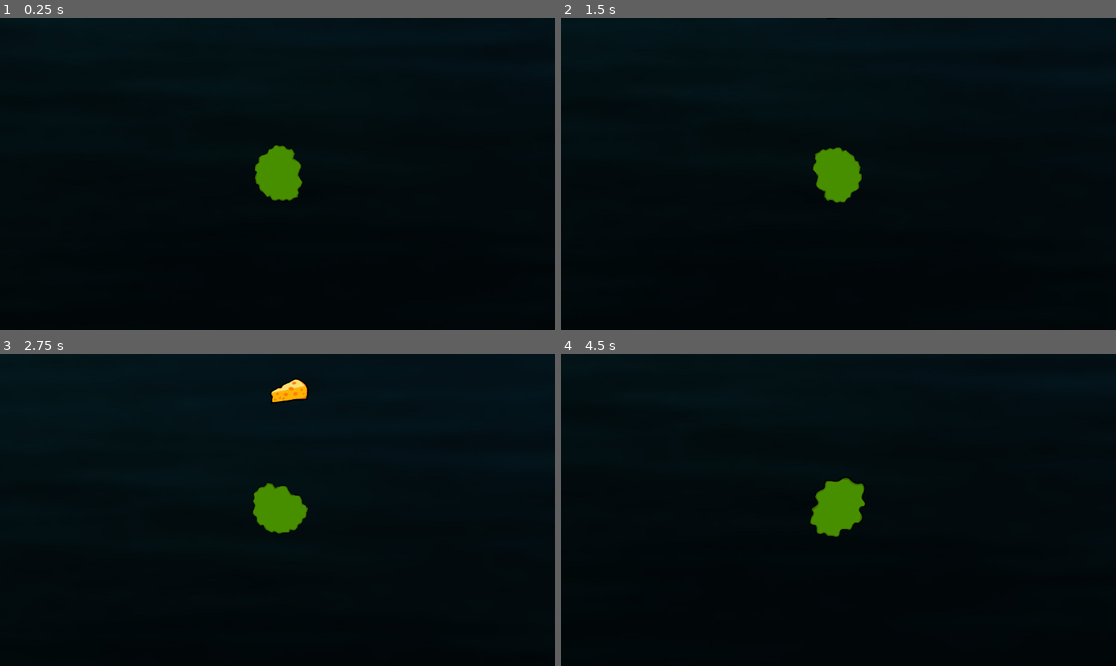
Above: before the commit, frames 1-4 (two rows, left to right).
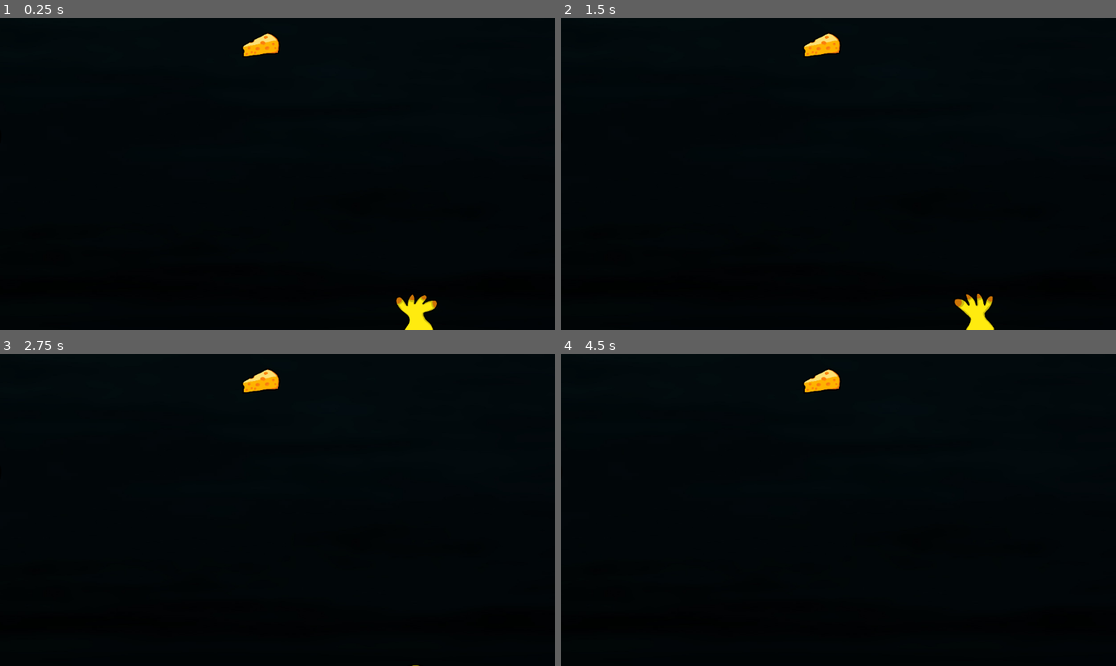
Above: after the commit, the same moments.

Repository: malybaryl/evolution-conquer
Game: Godot game, scene res://Scenes/main_scene.tscn
Same seed, same stepped clock (60 frames per second), same inputs: the game is played once before the commit and once after it.
Inputs (mouse positions are in pixels of both pictures, inside the frame that each line leads up to):
- Up to frame 1 (0.25 s): no input
- Up to frame 2 (1.5 s): move the mouse to (960, 158) at 0.52 s; move the mouse to (727, 189) at 1.27 s
- Up to frame 3 (2.75 s): move the mouse to (333, 441) at 2.02 s
- Up to frame 4 (4.5 s): move the mouse to (810, 572) at 2.77 s; move the mouse to (1005, 556) at 3.52 s; move the mouse to (672, 463) at 4.27 s

The runs differ from the first frame. In frame 1, 2.0% of the frame differs, in the area x 43-79%, y 4-100%; in frame 2, 2.0%; in frame 3, 1.9%; in frame 4, 1.7%.

Commit message:
first day
done at 17/08/2024 04:43

Diff:
--- /dev/null
+++ b/Animations/Characters/Cell_2/cell_2_idle.tres
@@ -0,0 +1,42 @@
+[gd_resource type="SpriteFrames" load_steps=9 format=3 uid="uid://uoydo7hdai3"]
+
+[ext_resource type="Texture2D" uid="uid://bpqsepcnrosin" path="res://Assets/Characters/Cell/Cell_2/png/0.png" id="1_m58p0"]
+[ext_resource type="Texture2D" uid="uid://c02nf7xrpygwy" path="res://Assets/Characters/Cell/Cell_2/png/1.png" id="2_b8a1n"]
+[ext_resource type="Texture2D" uid="uid://dd3w1k2u05tq3" path="res://Assets/Characters/Cell/Cell_2/png/2.png" id="3_p400t"]
+[ext_resource type="Texture2D" uid="uid://bdf373us2glgv" path="res://Assets/Characters/Cell/Cell_2/png/3.png" id="4_4iyw8"]
+[ext_resource type="Texture2D" uid="uid://cqvm0x0sjxwre" path="res://Assets/Characters/Cell/Cell_2/png/4.png" id="5_h0dmt"]
+[ext_resource type="Texture2D" uid="uid://2u1s6xavbytb" path="res://Assets/Characters/Cell/Cell_2/png/5.png" id="6_crprm"]
+[ext_resource type="Texture2D" uid="uid://b7vmwy11e2uqy" path="res://Assets/Characters/Cell/Cell_2/png/6.png" id="7_dir2s"]
+[ext_resource type="Texture2D" uid="uid://ct3fxodiwkbco" path="res://Assets/Characters/Cell/Cell_2/png/7.png" id="8_hta3q"]
+
+[resource]
+animations = [{
+"frames": [{
+"duration": 1.0,
+"texture": ExtResource("1_m58p0")
+}, {
+"duration": 1.0,
+"texture": ExtResource("2_b8a1n")
+}, {
+"duration": 1.0,
+"texture": ExtResource("3_p400t")
+}, {
+"duration": 1.0,
+"texture": ExtResource("4_4iyw8")
+}, {
+"duration": 1.0,
+"texture": ExtResource("5_h0dmt")
+}, {
+"duration": 1.0,
+"texture": ExtResource("6_crprm")
+}, {
+"duration": 1.0,
+"texture": ExtResource("7_dir2s")
+}, {
+"duration": 1.0,
+"texture": ExtResource("8_hta3q")
+}],
+"loop": true,
+"name": &"idle",
+"speed": 5.0
+}]
--- /dev/null
+++ b/Animations/Characters/Cell_3/cell_3_idle.tres
@@ -0,0 +1,26 @@
+[gd_resource type="SpriteFrames" load_steps=5 format=3 uid="uid://cr6tc5c16gya0"]
+
+[ext_resource type="Texture2D" uid="uid://deg0e6w3ty357" path="res://Assets/Characters/Cell/Cell_3/png/0.png" id="1_gslmw"]
+[ext_resource type="Texture2D" uid="uid://dupy0jrvt8oe0" path="res://Assets/Characters/Cell/Cell_3/png/1.png" id="2_7ml41"]
+[ext_resource type="Texture2D" uid="uid://cfs0b4nk6e3fh" path="res://Assets/Characters/Cell/Cell_3/png/2.png" id="3_vk57e"]
+[ext_resource type="Texture2D" uid="uid://xte6g0ngyvuh" path="res://Assets/Characters/Cell/Cell_3/png/3.png" id="4_c1xb4"]
+
+[resource]
+animations = [{
+"frames": [{
+"duration": 1.0,
+"texture": ExtResource("1_gslmw")
+}, {
+"duration": 1.0,
+"texture": ExtResource("2_7ml41")
+}, {
+"duration": 1.0,
+"texture": ExtResource("3_vk57e")
+}, {
+"duration": 1.0,
+"texture": ExtResource("4_c1xb4")
+}],
+"loop": true,
+"name": &"idle",
+"speed": 5.0
+}]
--- /dev/null
+++ b/Animations/Characters/Cell_4/cell_4_idle.tres
@@ -0,0 +1,34 @@
+[gd_resource type="SpriteFrames" load_steps=7 format=3 uid="uid://cdl70mgihggjc"]
+
+[ext_resource type="Texture2D" uid="uid://2pu8ikj030kl" path="res://Assets/Characters/Cell/Cell_4/png/0.png" id="1_hcnxp"]
+[ext_resource type="Texture2D" uid="uid://300gwxrrrdua" path="res://Assets/Characters/Cell/Cell_4/png/1.png" id="2_a08iw"]
+[ext_resource type="Texture2D" uid="uid://dxx1i3nvpnxec" path="res://Assets/Characters/Cell/Cell_4/png/2.png" id="3_bv6pq"]
+[ext_resource type="Texture2D" uid="uid://bhlgaq0dqr0oo" path="res://Assets/Characters/Cell/Cell_4/png/3.png" id="4_djh6t"]
+[ext_resource type="Texture2D" uid="uid://dvw4j4pj6vtqc" path="res://Assets/Characters/Cell/Cell_4/png/4.png" id="5_ledfd"]
+[ext_resource type="Texture2D" uid="uid://dsj2jstxybm6c" path="res://Assets/Characters/Cell/Cell_4/png/5.png" id="6_2o0oe"]
+
+[resource]
+animations = [{
+"frames": [{
+"duration": 1.0,
+"texture": ExtResource("1_hcnxp")
+}, {
+"duration": 1.0,
+"texture": ExtResource("2_a08iw")
+}, {
+"duration": 1.0,
+"texture": ExtResource("3_bv6pq")
+}, {
+"duration": 1.0,
+"texture": ExtResource("4_djh6t")
+}, {
+"duration": 1.0,
+"texture": ExtResource("5_ledfd")
+}, {
+"duration": 1.0,
+"texture": ExtResource("6_2o0oe")
+}],
+"loop": true,
+"name": &"idle",
+"speed": 5.0
+}]
--- /dev/null
+++ b/Animations/Characters/Cell_5/cell_5_idle.tres
@@ -0,0 +1,26 @@
+[gd_resource type="SpriteFrames" load_steps=5 format=3 uid="uid://d4fh32vviy2qk"]
+
+[ext_resource type="Texture2D" uid="uid://8tuqdsxcfbfg" path="res://Assets/Characters/Cell/Cell_5/png/0.png" id="1_ohrgu"]
+[ext_resource type="Texture2D" uid="uid://bkxxc32fyh1gv" path="res://Assets/Characters/Cell/Cell_5/png/1.png" id="2_qqjh2"]
+[ext_resource type="Texture2D" uid="uid://dgxa7qhevomp1" path="res://Assets/Characters/Cell/Cell_5/png/2.png" id="3_tldx3"]
+[ext_resource type="Texture2D" uid="uid://circ23fa3gkqk" path="res://Assets/Characters/Cell/Cell_5/png/3.png" id="4_2te0b"]
+
+[resource]
+animations = [{
+"frames": [{
+"duration": 1.0,
+"texture": ExtResource("1_ohrgu")
+}, {
+"duration": 1.0,
+"texture": ExtResource("2_qqjh2")
+}, {
+"duration": 1.0,
+"texture": ExtResource("3_tldx3")
+}, {
+"duration": 1.0,
+"texture": ExtResource("4_2te0b")
+}],
+"loop": true,
+"name": &"idle",
+"speed": 5.0
+}]
--- /dev/null
+++ b/Scenes/cell_blue.tscn
@@ -0,0 +1,29 @@
+[gd_scene load_steps=5 format=3 uid="uid://du1yfu3p7djjg"]
+
+[ext_resource type="Script" path="res://enemy.gd" id="1_ixf0f"]
+[ext_resource type="SpriteFrames" uid="uid://d4fh32vviy2qk" path="res://Animations/Characters/Cell_5/cell_5_idle.tres" id="1_ohdn8"]
+
+[sub_resource type="CircleShape2D" id="CircleShape2D_k0563"]
+
+[sub_resource type="CircleShape2D" id="CircleShape2D_fe0y2"]
+
+[node name="CellBlue" type="CharacterBody2D" groups=["enemy"]]
+script = ExtResource("1_ixf0f")
+
+[node name="Area2D" type="Area2D" parent="." groups=["enemy"]]
+
+[node name="CollisionShape2D" type="CollisionShape2D" parent="Area2D"]
+position = Vector2(0, 3)
+scale = Vector2(15.175, 15.175)
+shape = SubResource("CircleShape2D_k0563")
+
+[node name="AnimatedSprite2D" type="AnimatedSprite2D" parent="Area2D" groups=["enemy"]]
+position = Vector2(8, 9.99999)
+scale = Vector2(1, 1)
+sprite_frames = ExtResource("1_ohdn8")
+animation = &"idle"
+
+[node name="CollisionShape2D" type="CollisionShape2D" parent="." groups=["enemy"]]
+position = Vector2(0, 3)
+scale = Vector2(15.175, 15.175)
+shape = SubResource("CircleShape2D_fe0y2")
--- /dev/null
+++ b/Scenes/cell_purple.tscn
@@ -0,0 +1,22 @@
+[gd_scene load_steps=4 format=3 uid="uid://csyh5ce7yysfu"]
+
+[ext_resource type="Script" path="res://enemy.gd" id="1_xtklf"]
+[ext_resource type="SpriteFrames" uid="uid://cr6tc5c16gya0" path="res://Animations/Characters/Cell_3/cell_3_idle.tres" id="2_nmil6"]
+
+[sub_resource type="CircleShape2D" id="CircleShape2D_6m1uf"]
+
+[node name="CellPurple" type="CharacterBody2D" groups=["enemy"]]
+script = ExtResource("1_xtklf")
+
+[node name="Area2D" type="Area2D" parent="." groups=["enemy"]]
+
+[node name="CollisionShape2D" type="CollisionShape2D" parent="Area2D"]
+position = Vector2(0, 3)
+scale = Vector2(15.175, 15.175)
+shape = SubResource("CircleShape2D_6m1uf")
+
+[node name="AnimatedSprite2D" type="AnimatedSprite2D" parent="Area2D"]
+position = Vector2(11, -48)
+scale = Vector2(1, 1)
+sprite_frames = ExtResource("2_nmil6")
+animation = &"idle"
--- /dev/null
+++ b/Scenes/cell_red.tscn
@@ -0,0 +1,22 @@
+[gd_scene load_steps=4 format=3 uid="uid://b8fmxfnjjpf3y"]
+
+[ext_resource type="Script" path="res://enemy.gd" id="1_n53y1"]
+[ext_resource type="SpriteFrames" uid="uid://uoydo7hdai3" path="res://Animations/Characters/Cell_2/cell_2_idle.tres" id="2_b3xx2"]
+
+[sub_resource type="CircleShape2D" id="CircleShape2D_lqq8i"]
+
+[node name="RedCell" type="CharacterBody2D" groups=["enemy"]]
+script = ExtResource("1_n53y1")
+
+[node name="Area2D" type="Area2D" parent="." groups=["enemy"]]
+
+[node name="CollisionShape2D" type="CollisionShape2D" parent="Area2D"]
+position = Vector2(0, 3)
+scale = Vector2(15.175, 15.175)
+shape = SubResource("CircleShape2D_lqq8i")
+
+[node name="AnimatedSprite2D" type="AnimatedSprite2D" parent="Area2D"]
+position = Vector2(45, -24)
+scale = Vector2(1, 1)
+sprite_frames = ExtResource("2_b3xx2")
+animation = &"idle"
--- /dev/null
+++ b/Scenes/cell_yellow.tscn
@@ -0,0 +1,30 @@
+[gd_scene load_steps=5 format=3 uid="uid://klyvjkq12qe6"]
+
+[ext_resource type="SpriteFrames" uid="uid://cdl70mgihggjc" path="res://Animations/Characters/Cell_4/cell_4_idle.tres" id="1_3y47d"]
+[ext_resource type="Script" path="res://enemy.gd" id="1_pda8i"]
+
+[sub_resource type="CircleShape2D" id="CircleShape2D_5bqgx"]
+
+[sub_resource type="CircleShape2D" id="CircleShape2D_tuymu"]
+
+[node name="CellYellow" type="CharacterBody2D" groups=["enemy"]]
+script = ExtResource("1_pda8i")
+
+[node name="Area2D" type="Area2D" parent="." groups=["enemy"]]
+
+[node name="CollisionShape2D" type="CollisionShape2D" parent="Area2D"]
+position = Vector2(0, 3)
+scale = Vector2(15.175, 15.175)
+shape = SubResource("CircleShape2D_5bqgx")
+
+[node name="AnimatedSprite2D" type="AnimatedSprite2D" parent="Area2D"]
+position = Vector2(8, 9.99999)
+scale = Vector2(1, 1)
+sprite_frames = ExtResource("1_3y47d")
+animation = &"idle"
+frame_progress = 0.661749
+
+[node name="CollisionShape2D" type="CollisionShape2D" parent="." groups=["enemy"]]
+position = Vector2(0, 3)
+scale = Vector2(15.175, 15.175)
+shape = SubResource("CircleShape2D_tuymu")
--- /dev/null
+++ b/Scenes/cheese_menager.gd
@@ -0,0 +1,29 @@
+extends Node
+
+var Cheese_Scene = preload("res://Scenes/cheese.tscn")
+
+@export var number_of_cheese: int
+@export var interval: int
+@export var width = 2750
+@export var width_negative = -2750
+@export var height = 700
+@export var height_negative = -450
+
+func _ready() -> void:
+	var cheese_number = 0
+
+	if number_of_cheese - interval < 1:
+		cheese_number = randi_range(1, number_of_cheese + interval)
+	else:
+		cheese_number = randi_range(number_of_cheese - interval, number_of_cheese + interval)
+
+	for x in range(cheese_number):
+		init_cheese()
+
+func init_cheese():
+	var position_x = randi_range(width_negative, width)
+	var position_y = randi_range(height_negative, height)
+	var inistance = Cheese_Scene.instantiate()
+	inistance.position.x = position_x
+	inistance.position.y = position_y
+	add_child(inistance)
--- /dev/null
+++ b/Scenes/cheese_menager.tscn
@@ -0,0 +1,8 @@
+[gd_scene load_steps=2 format=3 uid="uid://c6x2w71e5jrkh"]
+
+[ext_resource type="Script" path="res://Scenes/cheese_menager.gd" id="1_gys0g"]
+
+[node name="CheeseMenager" type="Node"]
+script = ExtResource("1_gys0g")
+number_of_cheese = 10
+interval = 5
--- /dev/null
+++ b/Scenes/enemies_generator.tscn
@@ -0,0 +1,6 @@
+[gd_scene load_steps=2 format=3 uid="uid://dt61gdvf5vqk2"]
+
+[ext_resource type="Script" path="res://enemies_generator.gd" id="1_c7auw"]
+
+[node name="EnemiesGenerator" type="Node"]
+script = ExtResource("1_c7auw")
--- a/Scenes/game_menager.gd
+++ b/Scenes/game_menager.gd
@@ -2,9 +2,22 @@
 
 var points = 0
 
+var player
+var cursor_texture
+
+func _ready() -> void:
+	player = get_node("/root/MainScene/Player")
+
+	# coursor handling
+	cursor_texture = load("res://Assets/UI/Coursor/png/coursor.png")
+	Input.set_custom_mouse_cursor(cursor_texture)
+
+
 func add_points(number_of_point):
 	if number_of_point != null:
 		points += number_of_point
+		player.scale.x += (number_of_point * .025)
+		player.scale.y += (number_of_point * .025)
 	else:
 		return
-	print(points)
+	print("number of points: ", points)
--- a/Scenes/main_scene.tscn
+++ b/Scenes/main_scene.tscn
@@ -1,13 +1,26 @@
-[gd_scene load_steps=5 format=3 uid="uid://rkepq807vxe5"]
+[gd_scene load_steps=6 format=3 uid="uid://rkepq807vxe5"]
 
 [ext_resource type="PackedScene" uid="uid://bjvplfju3hcop" path="res://Scenes/game_menager.tscn" id="1_3bw84"]
 [ext_resource type="PackedScene" uid="uid://i70yk16ub7it" path="res://Scenes/player.tscn" id="1_008fx"]
 [ext_resource type="PackedScene" uid="uid://c425qsydicyp4" path="res://Scenes/background_water.tscn" id="1_rx08h"]
-[ext_resource type="PackedScene" uid="uid://6csuchnxxyp3" path="res://Scenes/cheese.tscn" id="3_l6r2p"]
+[ext_resource type="PackedScene" uid="uid://c6x2w71e5jrkh" path="res://Scenes/cheese_menager.tscn" id="2_2brmc"]
+[ext_resource type="PackedScene" uid="uid://dt61gdvf5vqk2" path="res://Scenes/enemies_generator.tscn" id="3_btjph"]
 
 [node name="MainScene" type="Node2D"]
 
 [node name="GameMenager" parent="." instance=ExtResource("1_3bw84")]
+
+[node name="CheeseMenager" parent="." instance=ExtResource("2_2brmc")]
+
+[node name="EnemiesGenerator" parent="." instance=ExtResource("3_btjph")]
+number_of_red_cells = 2
+interval_red_cells = 1
+number_of_yellow_cells = 2
+interval_yellow_cells = 1
+number_of_purple_cells = 2
+interval_purple_cells = 1
+number_of_blue_cells = 2
+interval_blue_cells = 1
 
 [node name="StaticBody2D" type="StaticBody2D" parent="."]
 
@@ -20,15 +33,3 @@
 
 [node name="Player" parent="." instance=ExtResource("1_008fx")]
 scale = Vector2(0.34, 0.342742)
-
-[node name="Cheese" parent="." instance=ExtResource("3_l6r2p")]
-position = Vector2(118, -361)
-
-[node name="Cheese2" parent="." instance=ExtResource("3_l6r2p")]
-position = Vector2(833, -341)
-
-[node name="Cheese3" parent="." instance=ExtResource("3_l6r2p")]
-position = Vector2(1036, 256)
-
-[node name="Cheese4" parent="." instance=ExtResource("3_l6r2p")]
-position = Vector2(277, 491)
--- a/Scenes/player.gd
+++ b/Scenes/player.gd
@@ -3,10 +3,15 @@
 var speed = 200  # Szybkość poruszania się postaci
 
 var game_menager
+var cheese_menager
+var enemies_generator
 
 func _ready():
 	$Area2D/AnimatedSprite2D.play("idle")
 	game_menager = get_node("/root/MainScene/GameMenager")
+	cheese_menager = get_node("/root/MainScene/CheeseMenager")
+	enemies_generator = get_node("/root/MainScene/EnemiesGenerator")
+
 
 
 func _process(delta):
@@ -22,8 +27,22 @@
 
 func cheese_entered(area: Area2D):
 	game_menager.add_points(1)
+	cheese_menager.init_cheese()
 	area.queue_free()
+
+func enemy_entered(area: Area2D):
+	# enemy is bigger than player
+	if area.scale.x > scale.x:
+		queue_free()
+	# player is bigger than enemy
+	elif area.scale.x < scale.x:
+		game_menager.add_points(area.scale.x * 5)
+		enemies_generator.init_cells("random")
+		area.queue_free()
+
 
 func _on_area_2d_area_entered(area: Area2D) -> void:
 	if area.is_in_group("object"):
 		cheese_entered(area)
+	elif area.is_in_group("enemy"):
+		enemy_entered(area)
--- /dev/null
+++ b/enemies_generator.gd
@@ -0,0 +1,82 @@
+extends Node
+
+var Cell_red_Scene = preload("res://Scenes/cell_red.tscn")
+var Cell_yellow_Scene = preload("res://Scenes/cell_yellow.tscn")
+var Cell_purple_Scene = preload("res://Scenes/cell_purple.tscn")
+var Cell_blue_Scene = preload("res://Scenes/cell_blue.tscn")
+
+@export var number_of_red_cells: int
+@export var interval_red_cells: int
+@export var number_of_yellow_cells: int
+@export var interval_yellow_cells: int
+@export var number_of_purple_cells: int
+@export var interval_purple_cells: int
+@export var number_of_blue_cells: int
+@export var interval_blue_cells: int
+
+@export var width = 2750
+@export var width_negative = -2750
+@export var height = 700
+@export var height_negative = -450
+
+func _ready() -> void:
+	var cells_number = 0
+
+	if number_of_red_cells - interval_red_cells < 1:
+		cells_number = randi_range(1, number_of_red_cells + interval_red_cells)
+	else:
+		cells_number = randi_range(number_of_red_cells - interval_red_cells, number_of_red_cells + interval_red_cells)
+
+	for x in range(cells_number):
+		init_cells("red")
+
+	if number_of_yellow_cells - interval_yellow_cells < 1:
+		cells_number = randi_range(1, number_of_yellow_cells + interval_yellow_cells)
+	else:
+		cells_number = randi_range(number_of_yellow_cells - interval_yellow_cells, number_of_yellow_cells + interval_yellow_cells)
+
+	for x in range(cells_number):
+		init_cells("yellow")
+
+	if number_of_purple_cells - interval_purple_cells < 1:
+		cells_number = randi_range(1, number_of_purple_cells + interval_purple_cells)
+	else:
+		cells_number = randi_range(number_of_purple_cells - interval_purple_cells, number_of_purple_cells + interval_purple_cells)
+
+	for x in range(cells_number):
+		init_cells("purple")
+
+	if number_of_blue_cells - interval_blue_cells < 1:
+		cells_number = randi_range(1, number_of_blue_cells + interval_blue_cells)
+	else:
+		cells_number = randi_range(number_of_blue_cells - interval_blue_cells, number_of_blue_cells + interval_blue_cells)
+
+	for x in range(cells_number):
+		init_cells("blue")
+
+func init_cells(name):
+	var inistance
+	var position_x = randi_range(width_negative, width)
+	var position_y = randi_range(height_negative, height)
+	var cell_scale = randf_range(.2, 2)
+
+	if name == "red":
+		inistance = Cell_red_Scene.instantiate()
+	elif name == "yellow":
+		inistance = Cell_yellow_Scene.instantiate()
+	elif name == "purple":
+		inistance = Cell_purple_Scene.instantiate()
+	elif name == "blue":
+		inistance = Cell_blue_Scene.instantiate()
+	else:
+		var cell_array = ["red", "yellow", "purple", "blue"]
+		var cell = cell_array.pick_random()
+		init_cells(cell)
+		return
+
+	inistance.position.x = position_x
+	inistance.position.y = position_y
+	inistance.scale.x = cell_scale
+	inistance.scale.y = cell_scale
+
+	add_child(inistance)
--- /dev/null
+++ b/enemy.gd
@@ -0,0 +1,49 @@
+extends CharacterBody2D  # Dla Godot 4.0
+
+# Definiujemy prędkość ruchu
+var speed = 100
+# Czas zmiany kierunku
+var change_direction_time = 2.0
+# Zmienna przechowująca czas do zmiany kierunku
+var time_left_to_change = 0.0
+# Aktualny kierunek ruchu
+var direction = Vector2()
+
+func _ready():
+	# animacja
+	$Area2D/AnimatedSprite2D.play("idle")
+	# Ustawienie losowego kierunku na start
+	change_direction()
+	# Ustawienie pierwszej zmiany kierunku po upływie change_direction_time
+	time_left_to_change = change_direction_time
+
+func _process(delta):
+	# Odliczanie czasu do zmiany kierunku
+	time_left_to_change -= delta
+	if time_left_to_change <= 0:
+		change_direction()
+		time_left_to_change = change_direction_time
+
+	# Aktualizacja prędkości na podstawie kierunku
+	velocity = direction * speed
+
+	# Poruszanie przeciwnikiem
+	move_and_slide()
+
+	# Obracanie przeciwnika w kierunku ruchu
+	if direction != Vector2():
+		rotation = direction.angle() - 30
+
+
+func change_direction():
+	# Losowanie nowego kierunku
+	var random_dir = randi() % 4
+	match random_dir:
+		0:
+			direction = Vector2(1, 0)  # Prawo
+		1:
+			direction = Vector2(-1, 0) # Lewo
+		2:
+			direction = Vector2(0, 1)  # Dół
+		3:
+			direction = Vector2(0, -1) # Góra
--- a/project.godot
+++ b/project.godot
@@ -19,3 +19,4 @@
 
 object=""
 player=""
+enemy=""
Binary file added: Assets/Characters/Cell/Cell_2/png/0.png
Not shown, added: Assets/Characters/Cell/Cell_2/png/0.png.import
Binary file added: Assets/Characters/Cell/Cell_2/png/1.png
Not shown, added: Assets/Characters/Cell/Cell_2/png/1.png.import
Binary file added: Assets/Characters/Cell/Cell_2/png/2.png
Not shown, added: Assets/Characters/Cell/Cell_2/png/2.png.import
Binary file added: Assets/Characters/Cell/Cell_2/png/3.png
Not shown, added: Assets/Characters/Cell/Cell_2/png/3.png.import
Binary file added: Assets/Characters/Cell/Cell_2/png/4.png
Not shown, added: Assets/Characters/Cell/Cell_2/png/4.png.import
Binary file added: Assets/Characters/Cell/Cell_2/png/5.png
Not shown, added: Assets/Characters/Cell/Cell_2/png/5.png.import
(and 46 more such lines)
